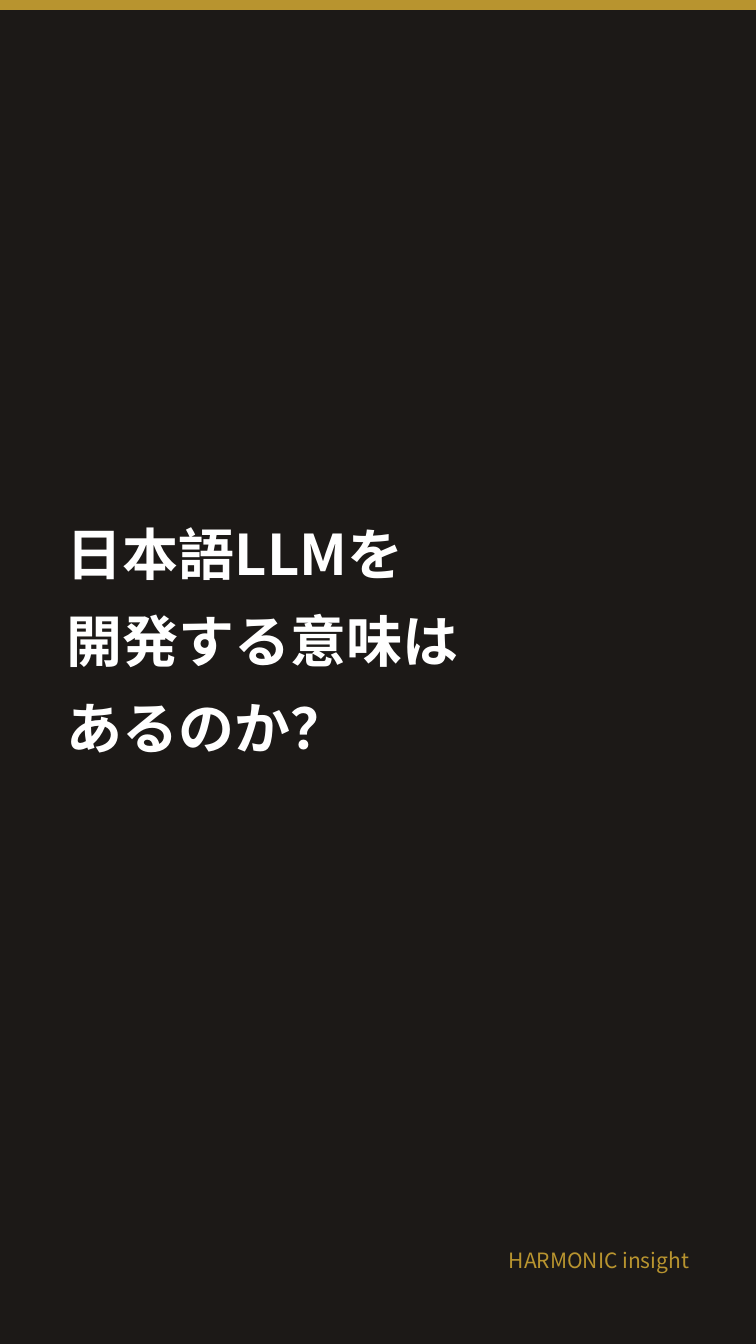
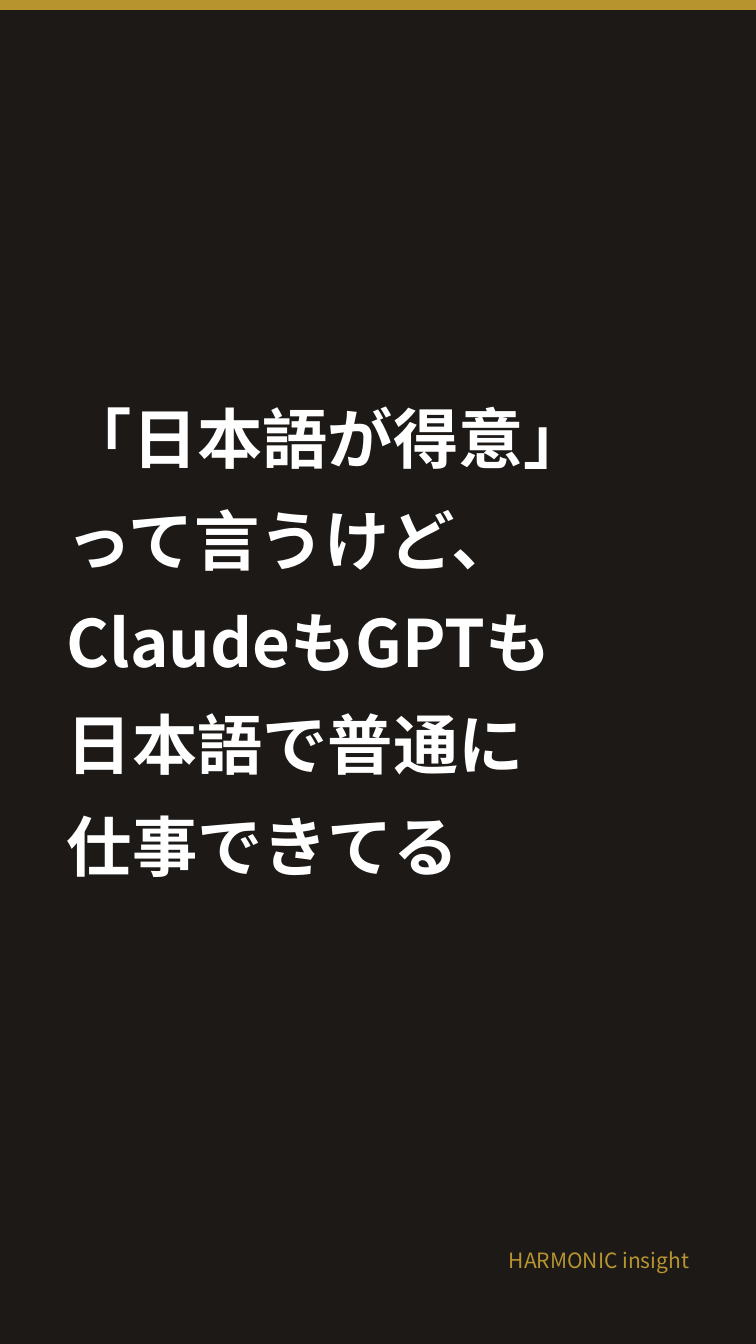
Before and after one commit to HarmonicInsight/harmonic-marketing, a slide deck: slide 3 of content/youtube/shorts/SHORT_LLM_03_nihongo_imi.pptx (slide 1 before the commit). Drawn at 756x1344 pixels with LibreOffice and Linux fonts; fonts in the diff are those of the drawing. Boxes give left, top, right and bottom in pixels: in the first picture for what was removed or moved away, otherwise in the second. Text is boxed around its words. In the diff, an @@ line names an element or a change of style, - is before the commit and + after.

```diff
--- a/content/youtube/shorts/SHORT_LLM_03_nihongo_imi.pptx
+++ b/content/youtube/shorts/SHORT_LLM_03_nihongo_imi.pptx
@@ text at (67, 406, 589, 877): text changed; size 24 to 28 pt @@
-日本語LLMを
-開発する意味は
-あるのか？
+「日本語が得意」
+って言うけど、
+ClaudeもGPTも
+日本語で普通に
+仕事できてる
```
Also in this commit, not shown: 2 other slides changed, 3 slides added, 3 slides removed, 17 other files.
